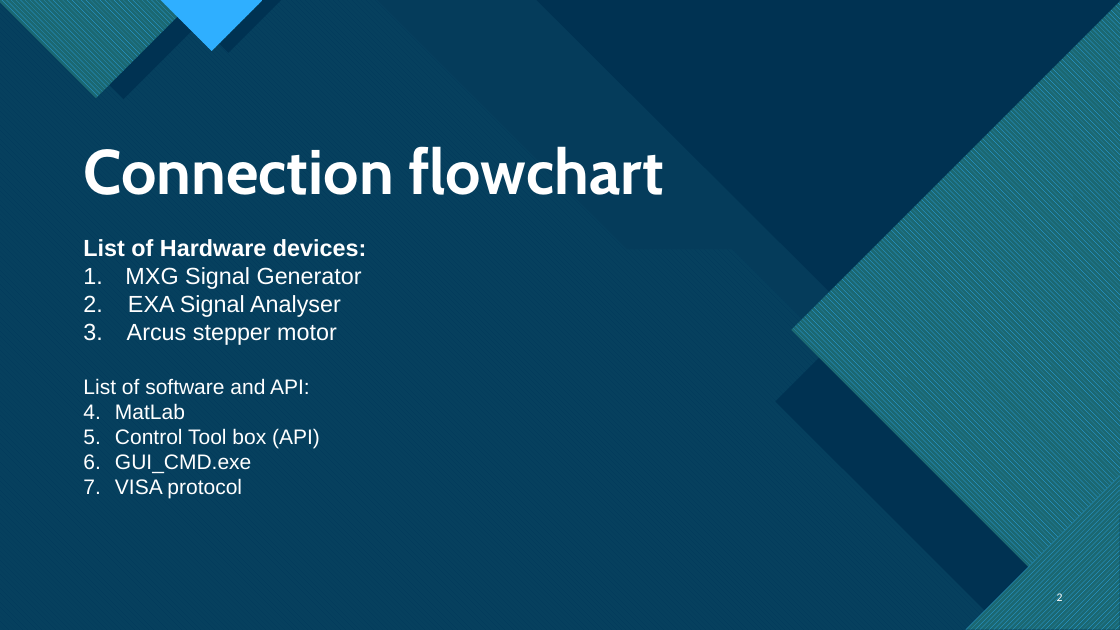
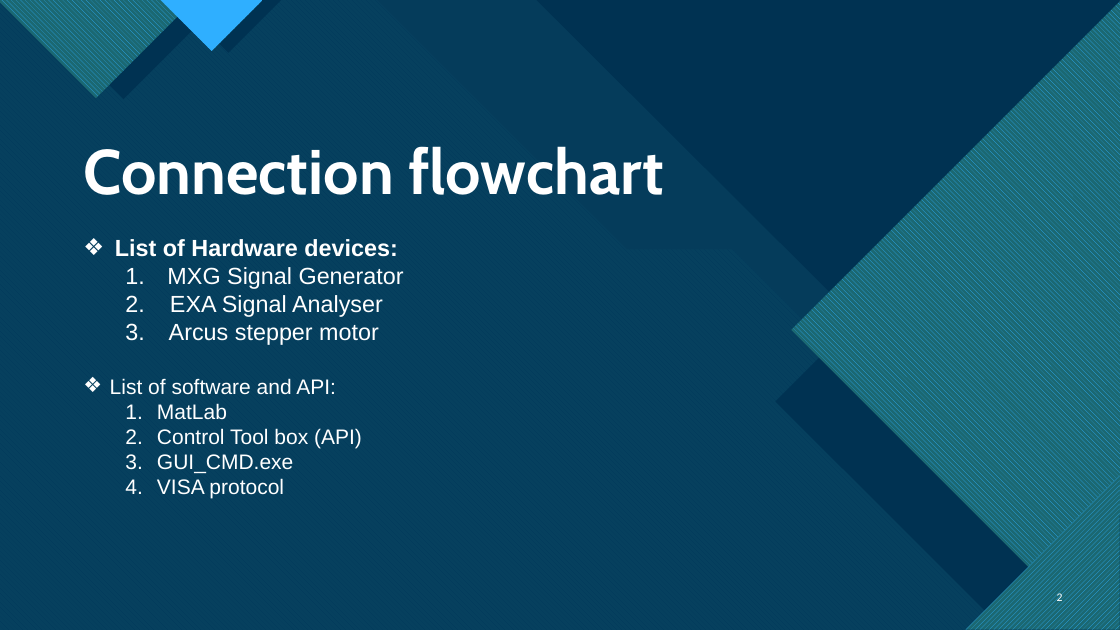
Before and after one commit to chiragpatel1229/High_Freq._Analysis_Software, a slide deck: slide 2 of 18-01-2023 PPT.pptx. Drawn at 1120x630 pixels with LibreOffice and Linux fonts; fonts in the diff are those of the drawing. Boxes give left, top, right and bottom in pixels: in the first picture for what was removed or moved away, otherwise in the second. Text is boxed around its words. In the diff, an @@ line names an element or a change of style, - is before the commit and + after.

```diff
--- a/18-01-2023 PPT.pptx
+++ b/18-01-2023 PPT.pptx
@@ text "List of Hardware devices:" at (110, 239, 404, 499): bullet none to ❖; list level 1 to 2 in "MXG Signal Generator"; list level 1 to 2 in "EXA Signal Analyser"; list level 1 to 2 in "Arcus stepper motor"; list level 1 to 2 in "MatLab"; list level 1 to 2 in "Control Tool box (API)"; list level 1 to 2 in "GUI_CMD.exe"; list level 1 to 2 in "VISA protocol" @@
```
Also in this commit, not shown: 1 other slide changed, 6 other files.
